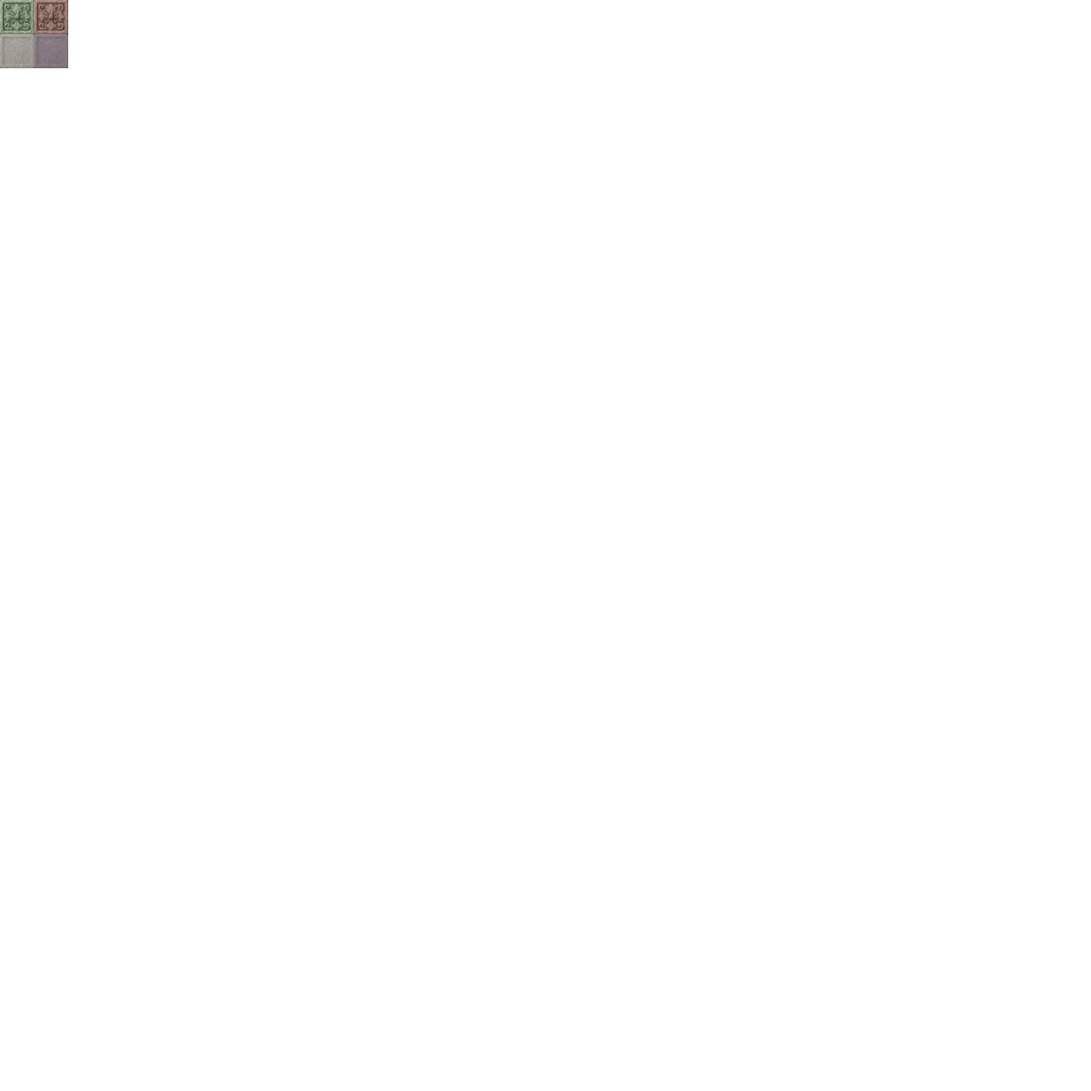
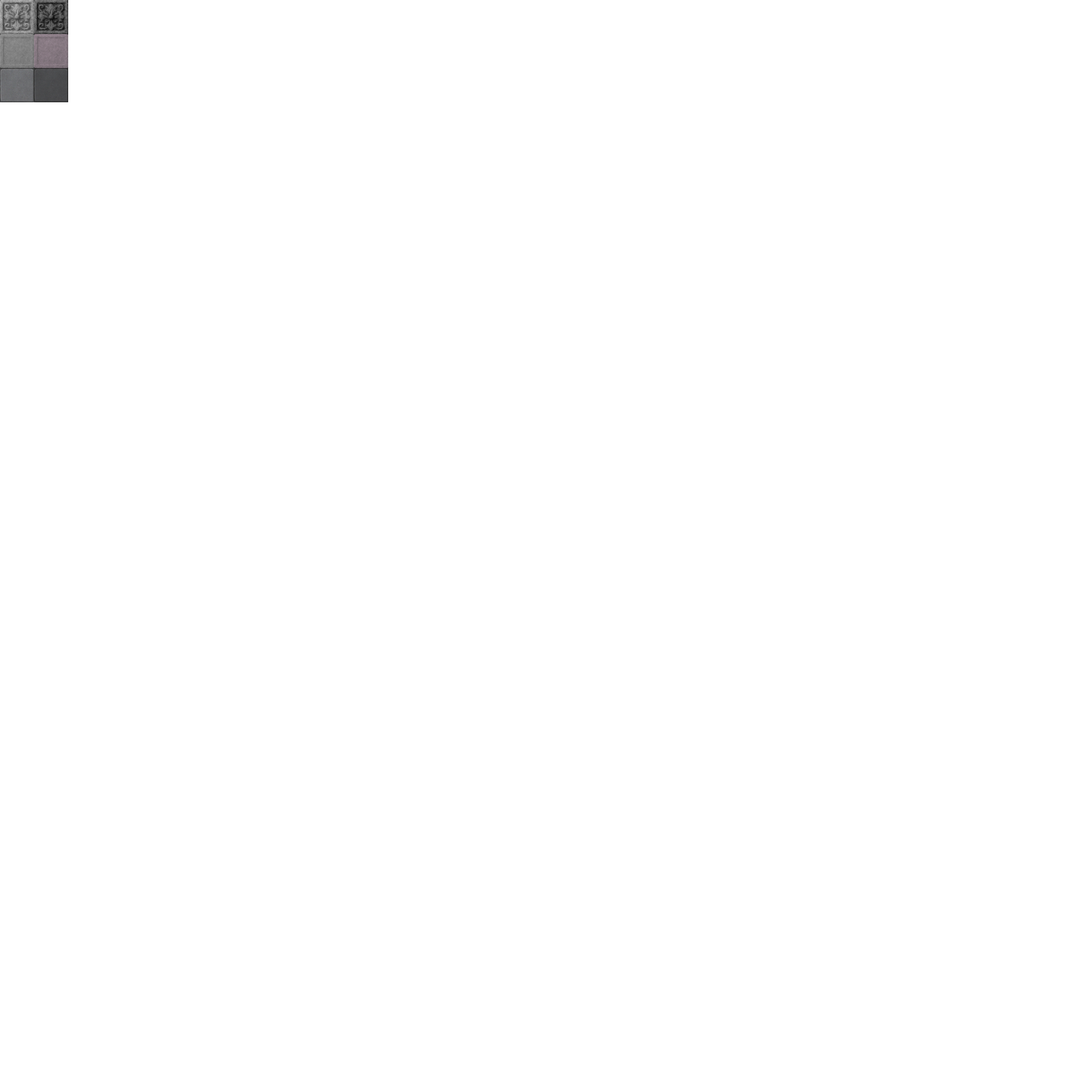
Two versions of the same layered image (w=1091, h=1091). Layer-by-layer changes:
renamed "Background" to "Layer", painted on it over bbox(0, 0, 69, 103)
